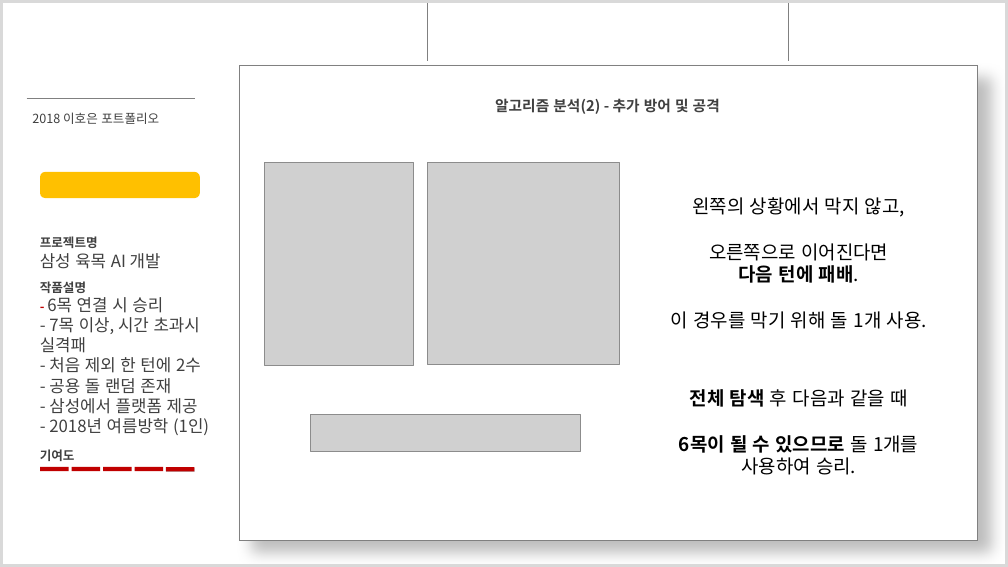
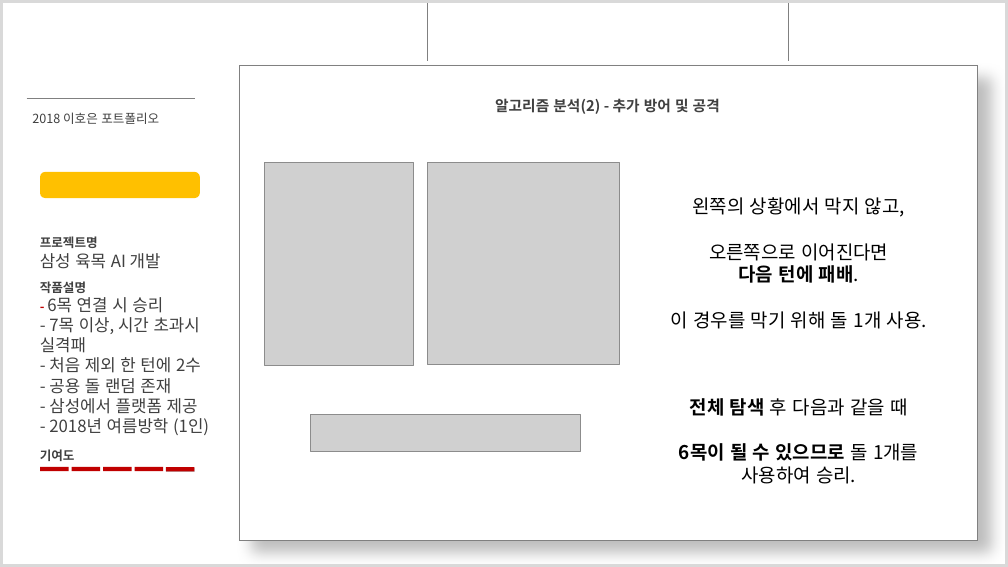
Before and after one commit to ghdms/PortPolio, a slide deck: slide 9 of Portpolio.pptx. Drawn at 1008x567 pixels with LibreOffice and Linux fonts; fonts in the diff are those of the drawing; grey boxes stand for pictures; background and template pictures are left out. Boxes give left, top, right and bottom in pixels: in the first picture for what was removed or moved away, otherwise in the second. Text is boxed around its words. In the diff, an @@ line names an element or a change of style, - is before the commit and + after.

```diff
--- a/Portpolio.pptx
+++ b/Portpolio.pptx
@@ text "전체 탐색 후 다음과 같을 ...": place and size @@
-text "전체 탐색 후 다음과 같을 ..." at <box>679,389,918,475</box>
+text "전체 탐색 후 다음과 같을 ..." at <box>679,398,918,484</box>
```
Also in this commit, not shown: 2 other slides changed.
